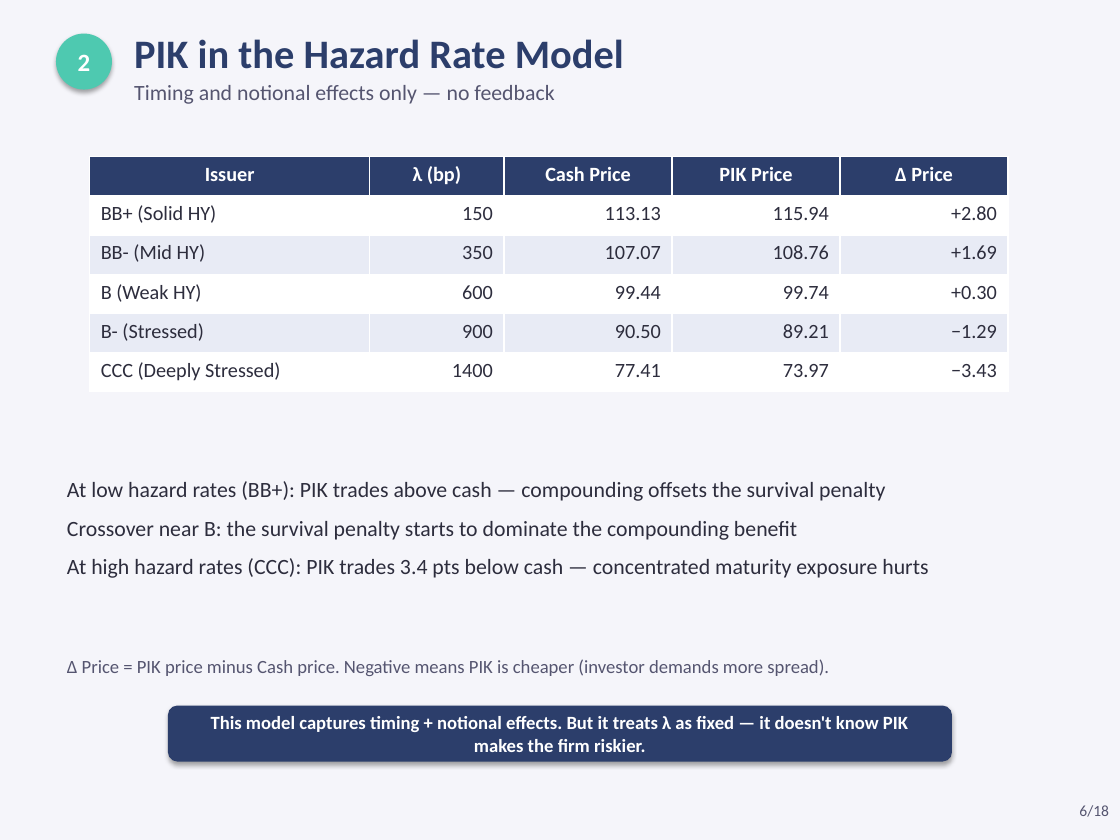
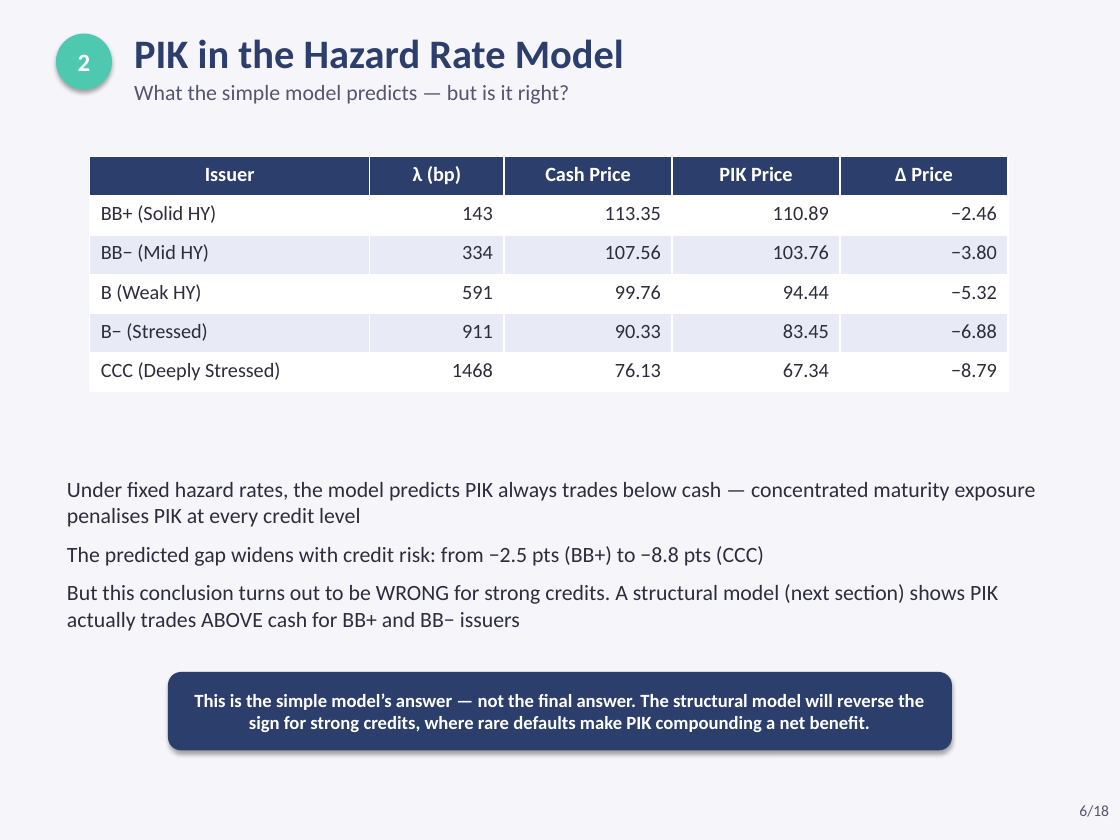
Before and after one commit to jeickmeier/rfin, a slide deck: slide 6 of finstack-py/examples/scripts/valuations/instruments/pik_coupon_pricing.pptx. Drawn at 1120x840 pixels with LibreOffice and Linux fonts; fonts in the diff are those of the drawing. Boxes give left, top, right and bottom in pixels: in the first picture for what was removed or moved away, otherwise in the second. Text is boxed around its words. In the diff, an @@ line names an element or a change of style, - is before the commit and + after.

```diff
--- a/finstack-py/examples/scripts/valuations/instruments/pik_coupon_pricing.pptx
+++ b/finstack-py/examples/scripts/valuations/instruments/pik_coupon_pricing.pptx
@@ text at <box>134,85,569,104</box>: text changed @@
-Timing and notional effects only — no feedback
+What the simple model predicts — but is it right?
@@ table at <box>90,157,1008,392</box> @@
-row 2: BB+ (Solid HY) | 150 | 113.13 | 115.94 | +2.80
+row 2: BB+ (Solid HY) | 143 | 113.35 | 110.89 | −2.46
-row 3: BB- (Mid HY) | 350 | 107.07 | 108.76 | +1.69
+row 3: BB− (Mid HY) | 334 | 107.56 | 103.76 | −3.80
-row 4: B (Weak HY) | 600 | 99.44 | 99.74 | +0.30
+row 4: B (Weak HY) | 591 | 99.76 | 94.44 | −5.32
-row 5: B- (Stressed) | 900 | 90.50 | 89.21 | −1.29
+row 5: B− (Stressed) | 911 | 90.33 | 83.45 | −6.88
-row 6: CCC (Deeply Stressed) | 1400 | 77.41 | 73.97 | −3.43
+row 6: CCC (Deeply Stressed) | 1468 | 76.13 | 67.34 | −8.79
@@ text at <box>67,482,1036,631</box>: text changed @@
-At low hazard rates (BB+): PIK trades above cash — compounding offsets the survival penalty
-Crossover near B: the survival penalty starts to dominate the compounding benefit
-At high hazard rates (CCC): PIK trades 3.4 pts below cash — concentrated maturity exposure hurts
+Under fixed hazard rates, the model predicts PIK always trades below cash — concentrated maturity exposure penalises PIK at every credit level
+The predicted gap widens with credit risk: from −2.5 pts (BB+) to −8.8 pts (CCC)
+But this conclusion turns out to be WRONG for strong credits. A structural model (next section) shows PIK actually trades ABOVE cash for BB+ and BB− issuers
@@ text removed at <box>67,659,829,676</box> @@
-Δ Price = PIK price minus Cash price. Negative means PIK is cheaper (investor demands more spread).
@@ rounded rectangle added at <box>168,672,952,750</box>, fill #2C3E6B, 12 pt, text #FFFFFF, bold @@
+This is the simple model’s answer — not the final answer. The structural model will reverse the sign for strong credits, where rare defaults make PIK compounding a net benefit.
@@ rounded rectangle removed at <box>168,706,952,762</box> @@
-This model captures timing + notional effects. But it treats λ as fixed — it doesn't know PIK makes the firm riskier.
```
Also in this commit, not shown: 14 other slides changed, 2 slides added, 2 slides removed, 9 other files.
